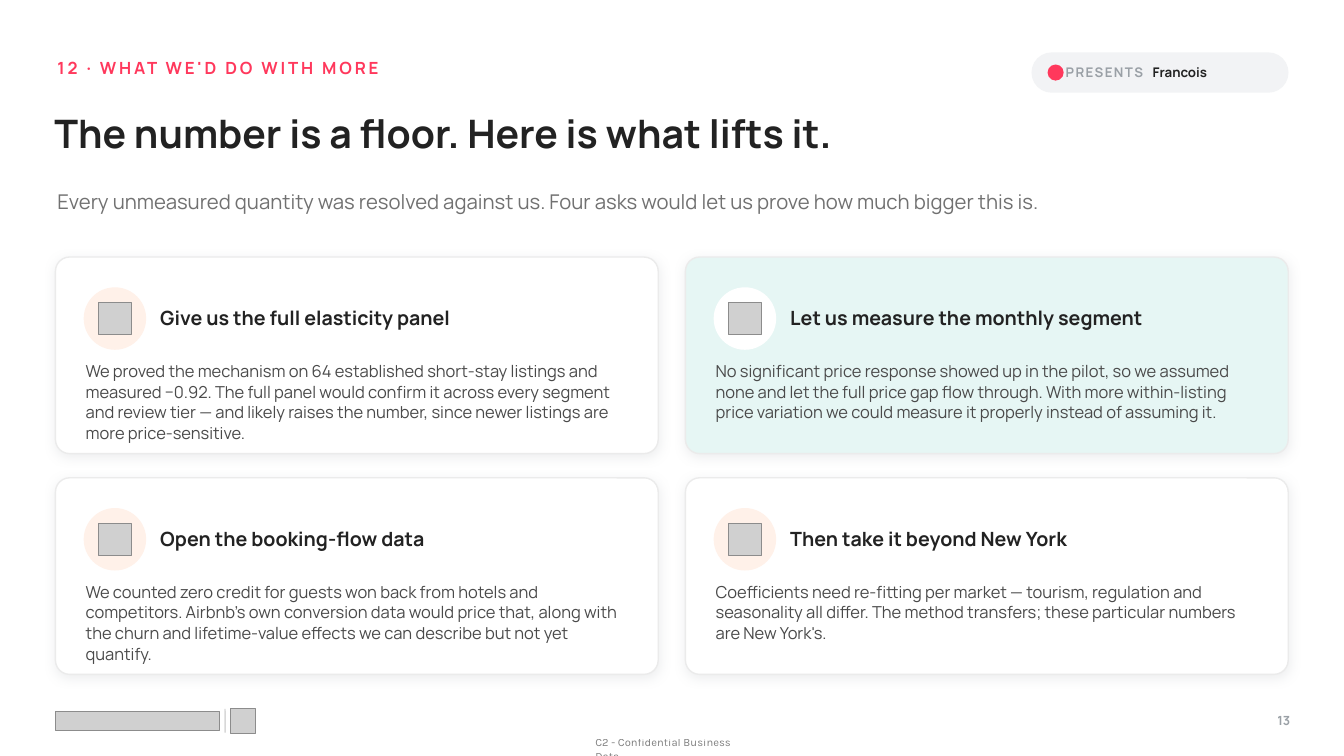
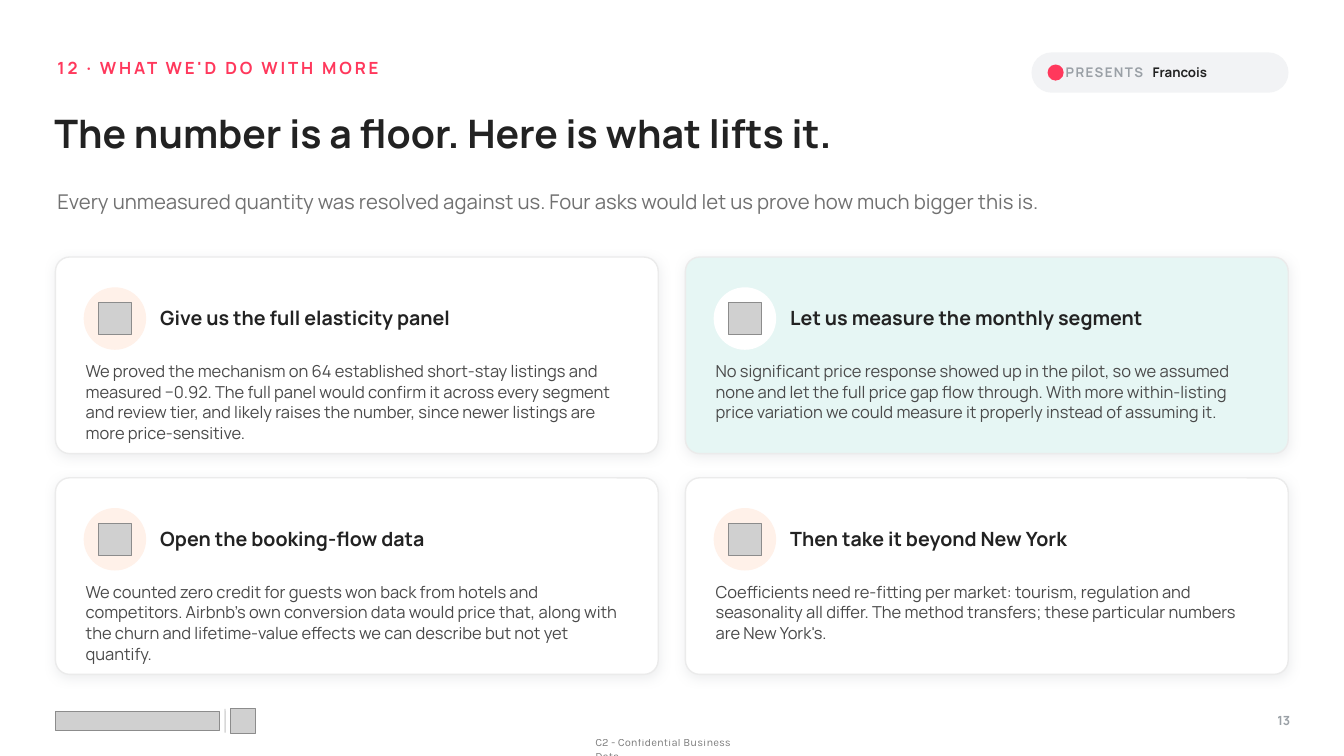
Before and after one commit to mkdn007/Cornell-Airbnb-Capstone, a slide deck: slide 13 of Airbnb Pricing Deck.pptx. Drawn at 1344x756 pixels with LibreOffice and Linux fonts; fonts in the diff are those of the drawing; grey boxes stand for pictures. Boxes give left, top, right and bottom in pixels: in the first picture for what was removed or moved away, otherwise in the second. Text is boxed around its words. In the diff, an @@ line names an element or a change of style, - is before the commit and + after.

```diff
--- a/Airbnb Pricing Deck.pptx
+++ b/Airbnb Pricing Deck.pptx
@@ text at box(86, 365, 610, 443): text changed @@
-We proved the mechanism on 64 established short-stay listings and measured −0.92. The full panel would confirm it across every segment and review tier — and likely raises the number, since newer listings are more price-sensitive.
+We proved the mechanism on 64 established short-stay listings and measured −0.92. The full panel would confirm it across every segment and review tier, and likely raises the number, since newer listings are more price-sensitive.
@@ text at box(716, 586, 1236, 639): text changed @@
-Coefficients need re-fitting per market — tourism, regulation and seasonality all differ. The method transfers; these particular numbers are New York's.
+Coefficients need re-fitting per market: tourism, regulation and seasonality all differ. The method transfers; these particular numbers are New York's.
```
Also in this commit, not shown: 16 other slides changed, 1 other file.
